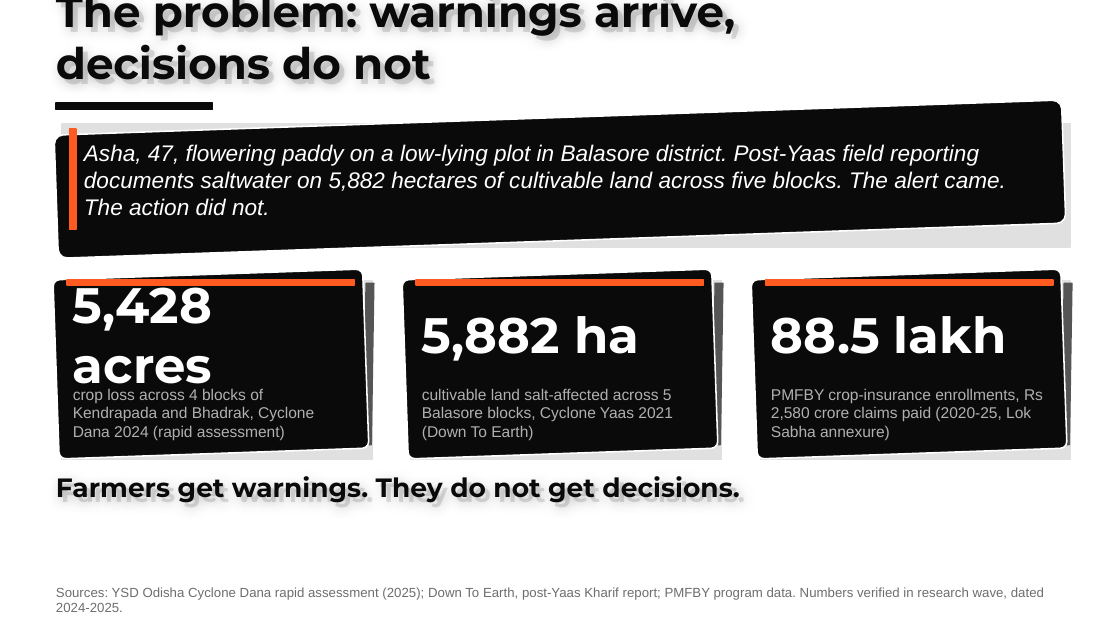
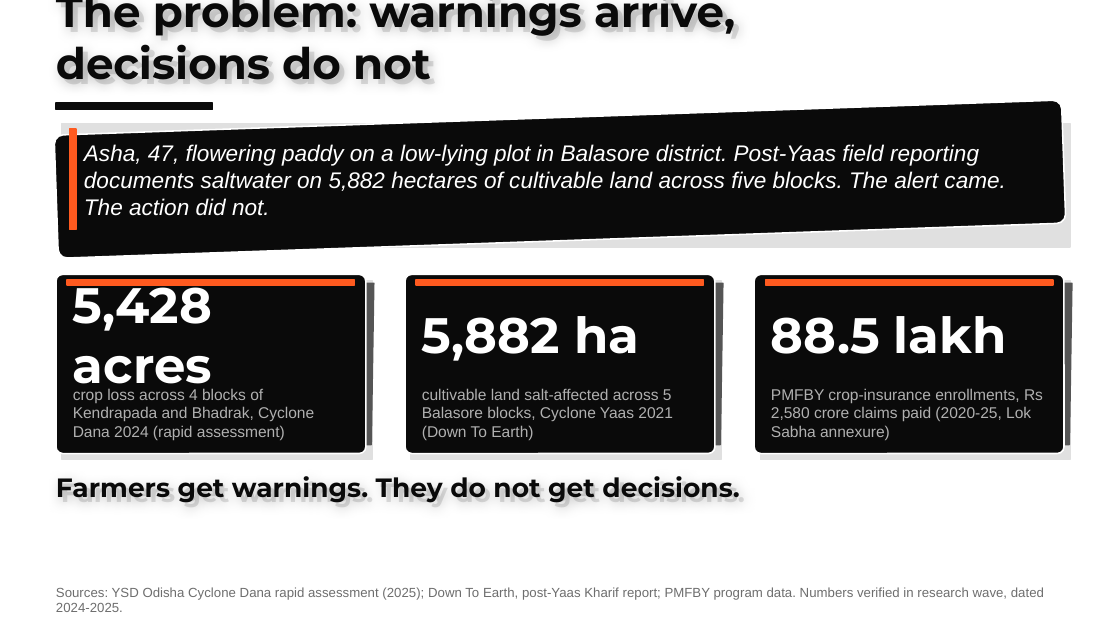
Before and after one commit to harshgounder/craft-n-code, a slide deck: slide 2 of scaffold/deck/KrishiSetu-Round0-20260816.pptx. Drawn at 1120x630 pixels with LibreOffice and Linux fonts; fonts in the diff are those of the drawing. Boxes give left, top, right and bottom in pixels: in the first picture for what was removed or moved away, otherwise in the second. Text is boxed around its words. In the diff, an @@ line names an element or a change of style, - is before the commit and + after.

```diff
--- a/scaffold/deck/KrishiSetu-Round0-20260816.pptx
+++ b/scaffold/deck/KrishiSetu-Round0-20260816.pptx
@@ rotation 358 to 0 degrees in 3 elements at bbox=[56, 274, 366, 454], bbox=[405, 274, 716, 454], bbox=[754, 274, 1064, 454] @@
```
Also in this commit, not shown: 4 other slides changed, 2 other files.
